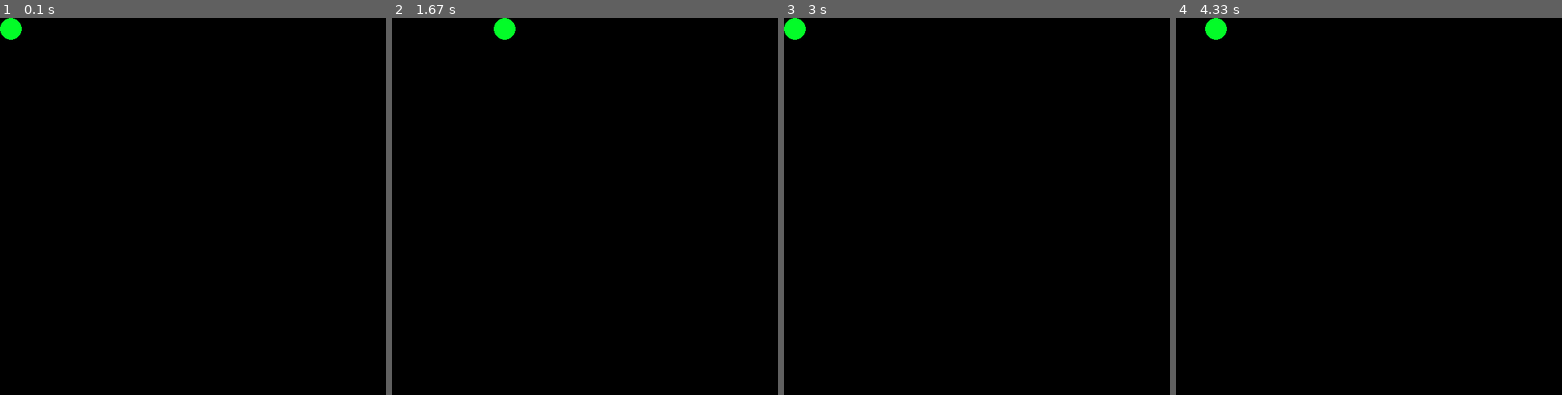
Above: before the commit, frames 1-4 (left to right).
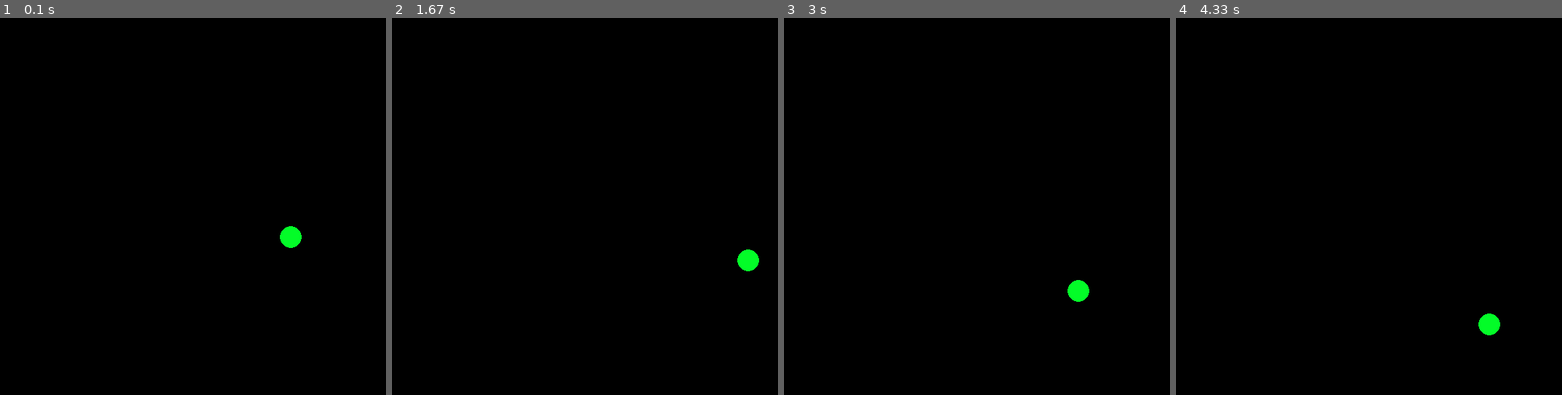
Above: after the commit, the same moments.

Repository: kamilxkruk/PyGamePlatformer
Game: pygame game, started from main.py
Same seed, same stepped clock (60 frames per second), same inputs: the game is played once before the commit and once after it.
Inputs:
- Up to frame 1 (0.1 s): no input
- Up to frame 2 (1.67 s): hold D 0.33-0.8 s; hold W 0.83-1.13 s; hold D 1.17-1.63 s
- Up to frame 3 (3 s): hold A 1.67-2.2 s; hold A 2.23-2.63 s; hold W from 2.67 s (still down)
- Up to frame 4 (4.33 s): release W at 3.03 s; hold D 3.07-3.7 s; hold A 3.73-4.2 s; hold D from 4.23 s (still down)

The runs differ from the first frame. In frame 1, 0.5% of the frame differs, in the area x 0-79%, y 0-62%; in frame 2, 0.5%; in frame 3, 0.5%; in frame 4, 0.5%.

Commit message:
Pierwsze zajecia - grawitacja

Diff:
--- a/gameObject.py
+++ b/gameObject.py
@@ -1,5 +1,6 @@
 import pygame, sys
 from player import Player
+from settings import *
 
 
 class GameObject(object):
@@ -7,17 +8,18 @@
     def __init__(self):
         pygame.init()
 
-        self.screenSize = (800, 600) #Tuple
+        self.screenSize = (SCREEN_WIDTH, SCREEN_HEIGHT) #Tuple
 
         self.display = pygame.display.set_mode(self.screenSize)
         pygame.display.set_caption('First PyGame App')
         self.pyClock = pygame.time.Clock()
         self.player = Player()
+        self.gravity = True
 
     # process game
     def process_game(self):
         while True:
-            self.pyClock.tick(30)
+            self.pyClock.tick(FPS)
             self.handle_events()
             self.read_keyboard()
             self.print()
--- a/player.py
+++ b/player.py
@@ -1,26 +1,57 @@
 import pygame
+from settings import *
 
 
 class Player(object):
     def __init__(self):
-        self.box_size = 15
-        self.position_x = 0
-        self.position_y = 0
-        self.player_speed = 5.0
-        self.rectangle = pygame.Rect(self.position_x, self.position_y, self.box_size, self.box_size)
+        self.position_x = SCREEN_WIDTH / 2 - BOX_SIZE
+        self.position_y = SCREEN_HEIGHT / 2 - BOX_SIZE
+        self.speed_x = 0
+        self.speed_y = 0
+        self.acc_x = 0
+        self.acc_y = 0
+        self.rectangle = pygame.Rect(self.position_x, self.position_y, BOX_SIZE, BOX_SIZE)
 
 
     def move(self, keys):
-        if keys[pygame.K_a] and self.rectangle.left > 0:
-            self.rectangle.x -= self.player_speed
-        elif keys[pygame.K_d] and self.rectangle.right < 800 - 15:
-            self.rectangle.x += self.player_speed
+        self.acc_x = 0
+        if self.rectangle.top <= SCREEN_HEIGHT - 2 * BOX_SIZE:
+            self.acc_y = GRAVITY
 
-        if keys[pygame.K_w] and self.rectangle.top > 0:
-            self.rectangle.y -= self.player_speed
-        elif keys[pygame.K_s] and self.rectangle.top < 600 - 30:
-            self.rectangle.y += self.player_speed
+        if keys[pygame.K_d]:
+            self.acc_x += 0.5
+        elif keys[pygame.K_a]:
+            self.acc_x -= 0.5
+
+        if keys[pygame.K_w]:
+            self.acc_y -= 1
+
+        self.acc_x -= self.speed_x * FRICTION
+        self.speed_x += self.acc_x
+
+        self.acc_y -= self.speed_y * FRICTION
+        self.speed_y += self.acc_y
+
+        self.rectangle.x += self.speed_x + 0.5 * self.acc_x
+
+        if self.rectangle.top <= SCREEN_HEIGHT - 2 * BOX_SIZE:
+            self.rectangle.y += self.speed_y + 0.5 * self.acc_y
+        else:
+            self.speed_y = 0
+            self.acc_y = 0
+            self.rectangle.top = SCREEN_HEIGHT - 2 * BOX_SIZE
+
+
+
+        # if keys[pygame.K_a] and self.rectangle.left > 0:
+        #     self.rectangle.x -= self.player_speed
+        # elif keys[pygame.K_d] and self.rectangle.right < 800 - 15:
+        #     self.rectangle.x += self.player_speed
+        #
+        # if keys[pygame.K_w] and self.rectangle.top > 0:
+        #     self.rectangle.y -= self.player_speed
+        # elif keys[pygame.K_s] and self.rectangle.top < 600 - 30:
+        #     self.rectangle.y += self.player_speed
 
     def display(self, display):
-        # pygame.draw.rect(display, (3, 252, 40), self.rectangle)
         pygame.draw.circle(display,(3,252,40),(self.rectangle.x+15,self.rectangle.y+15),15)
--- /dev/null
+++ b/settings.py
@@ -0,0 +1,8 @@
+SCREEN_WIDTH = 800
+SCREEN_HEIGHT = 600
+FPS = 30
+
+FRICTION = 0.13
+GRAVITY = 0.3
+
+BOX_SIZE = 15
